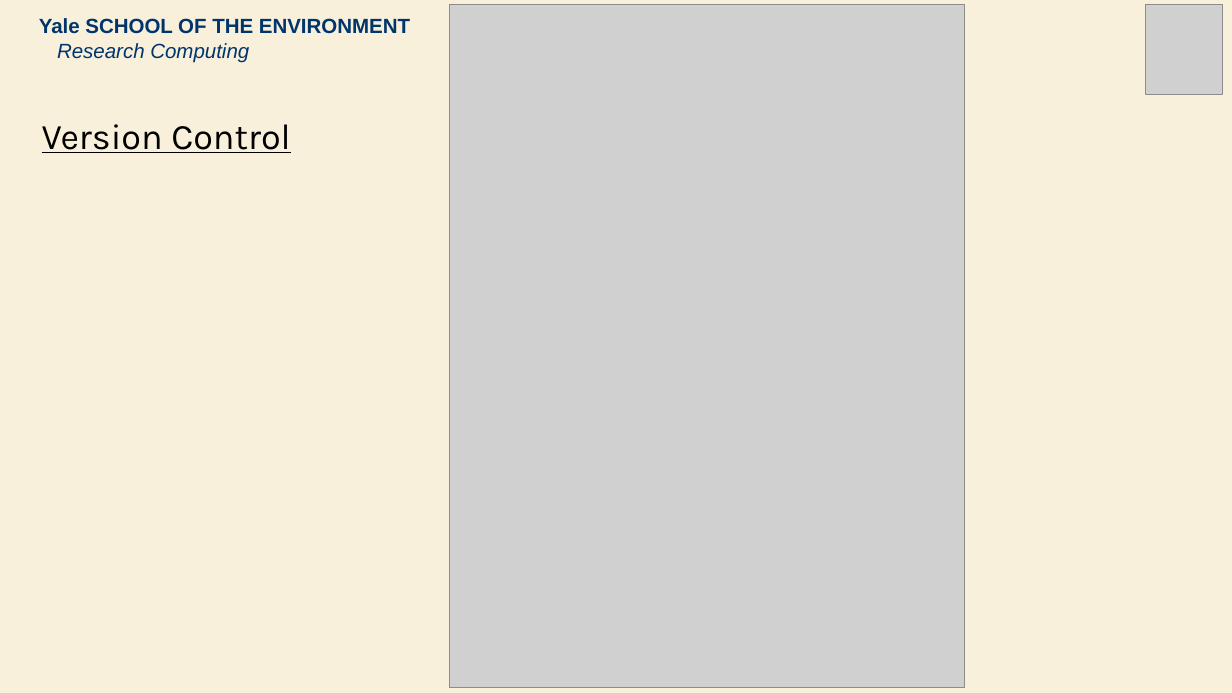
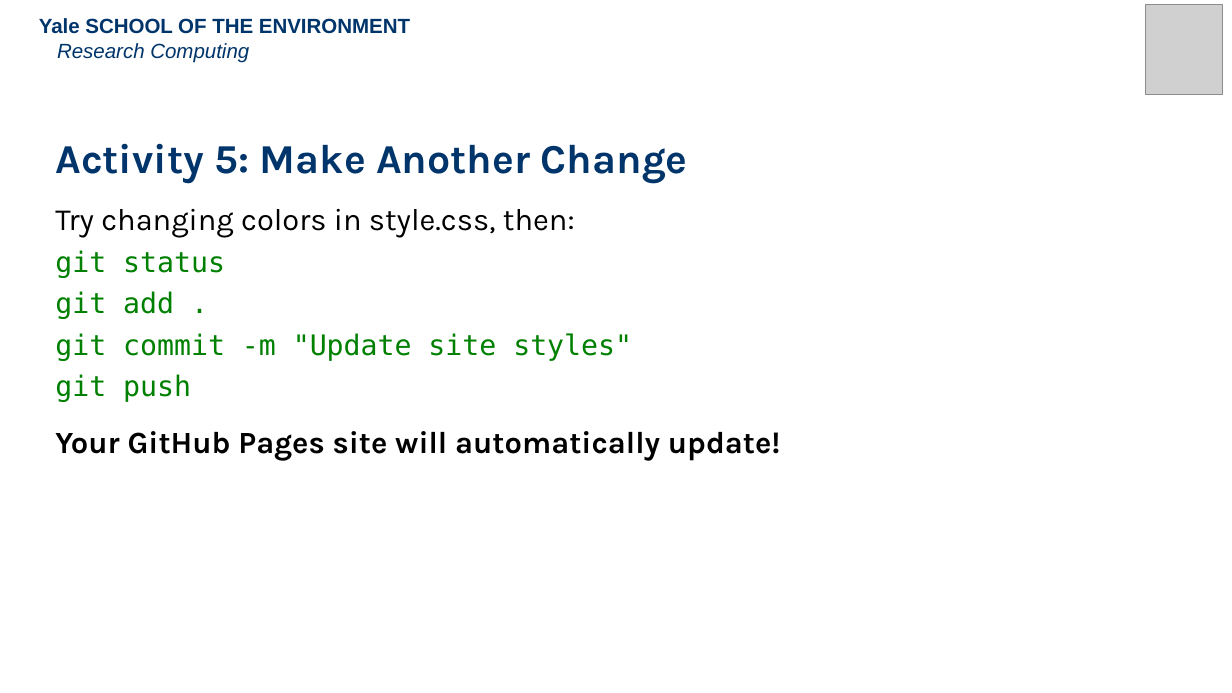
Before and after one commit to mitchellxh/git-workshop-2, a slide deck: slide 11 of 2026-Git-2.1.pptx (slide 10 before the commit). Drawn at 1232x693 pixels with LibreOffice and Linux fonts; fonts in the diff are those of the drawing; grey boxes stand for pictures. Boxes give left, top, right and bottom in pixels: in the first picture for what was removed or moved away, otherwise in the second. Text is boxed around its words. In the diff, an @@ line names an element or a change of style, - is before the commit and + after.

```diff
--- a/2026-Git-2.1.pptx
+++ b/2026-Git-2.1.pptx
@@ background #F9F0DB to #FFFFFF @@
@@ picture removed at bbox=[449, 5, 965, 688] @@
@@ text removed at bbox=[42, 124, 290, 153] @@
-Version Control
@@ text added at bbox=[55, 143, 781, 461], 24 pt, text #000000 @@
+Activity 5: Make Another Change
+Try changing colors in style.css, then:
+git status
+git add .
+git commit -m "Update site styles"
+git push
+Your GitHub Pages site will automatically update!
```
Also in this commit, not shown: 10 other slides changed, 2 slides added, 2 slides removed, 1 other file.
